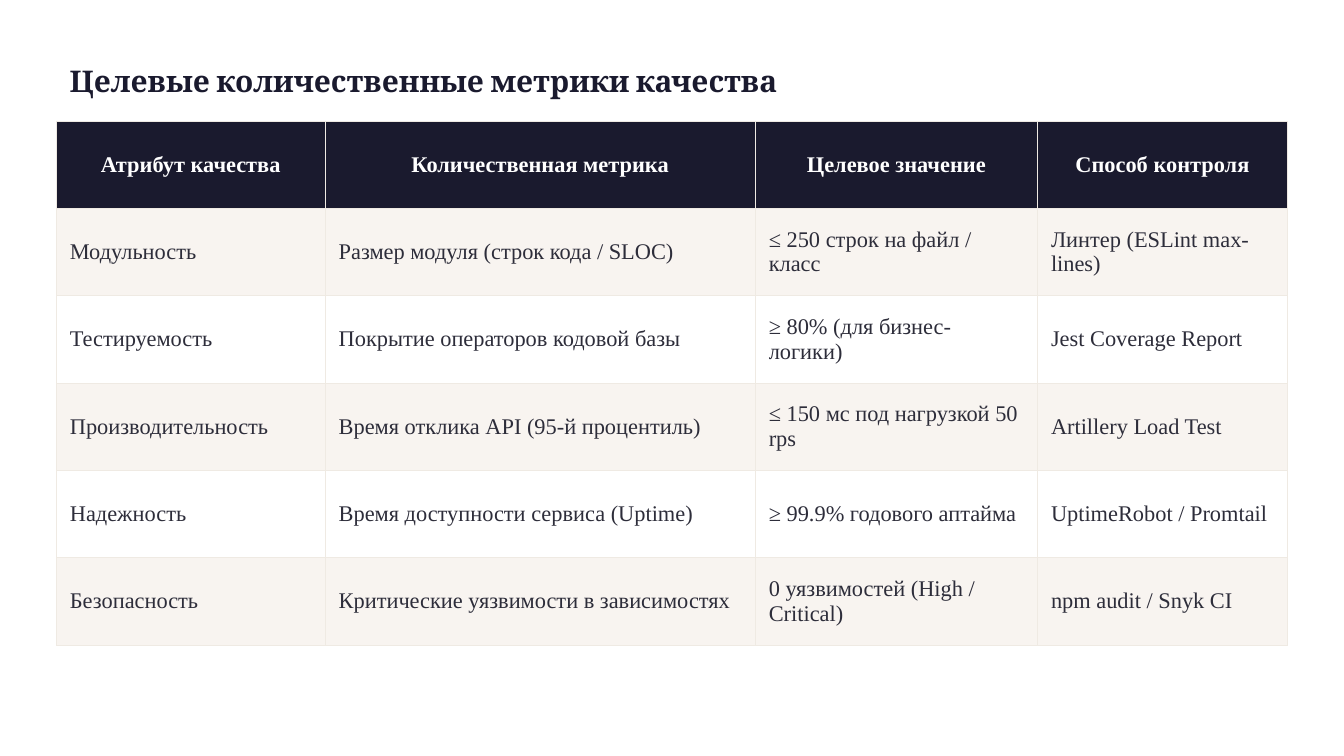
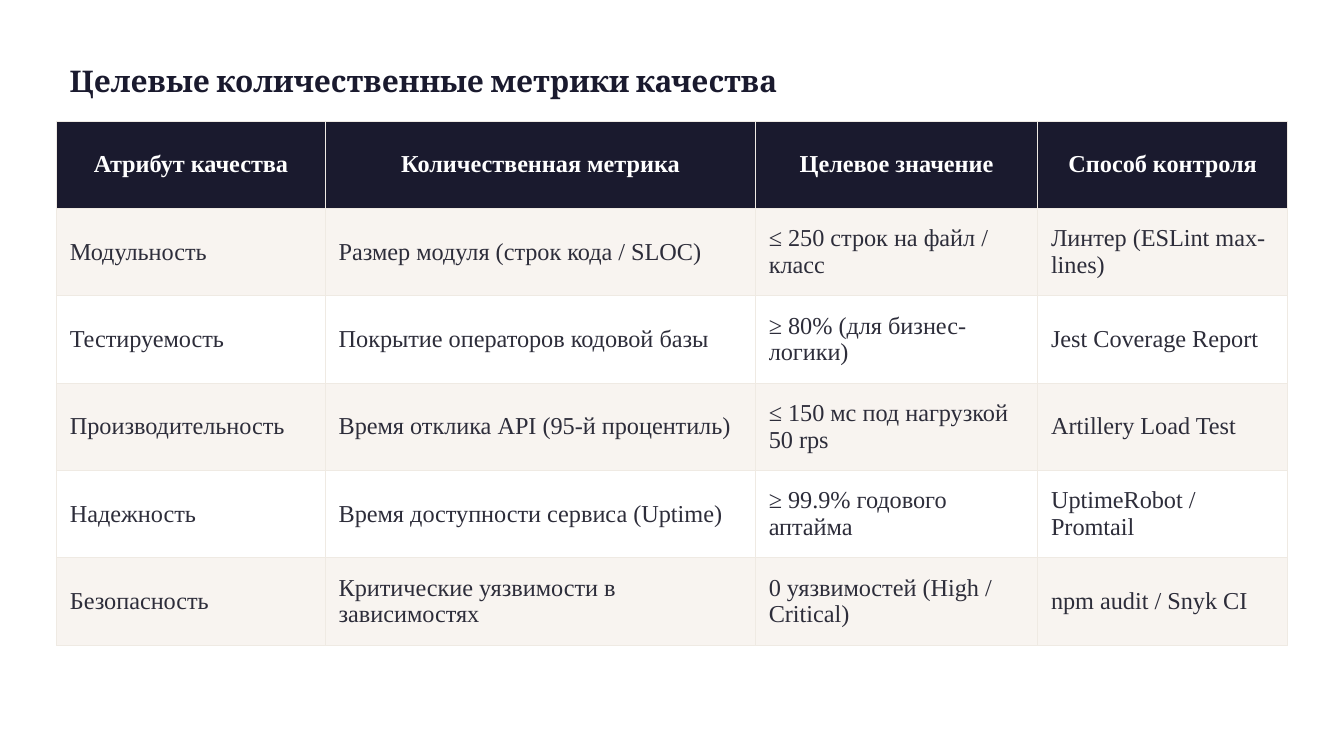
Before and after one commit to x2latte/tppo-presentation-hub--3-, a slide deck: slide 5 of presentations/output/P2_Атрибуты_качества.pptx. Drawn at 1344x756 pixels with LibreOffice and Linux fonts; fonts in the diff are those of the drawing. Boxes give left, top, right and bottom in pixels: in the first picture for what was removed or moved away, otherwise in the second. Text is boxed around its words. In the diff, an @@ line names an element or a change of style, - is before the commit and + after.

```diff
--- a/presentations/output/P2_Атрибуты_качества.pptx
+++ b/presentations/output/P2_Атрибуты_качества.pptx
@@ table at (x1=56, y1=121, x2=1288, y2=726) @@
@@ size 12 to 13 pt @@
```
Also in this commit, not shown: 13 other slides changed, 9 other files.
